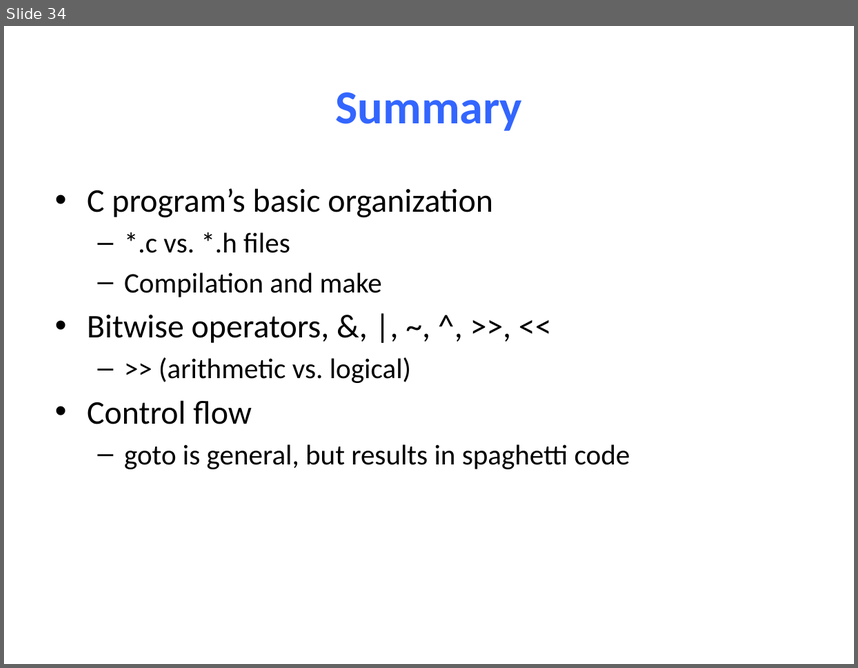
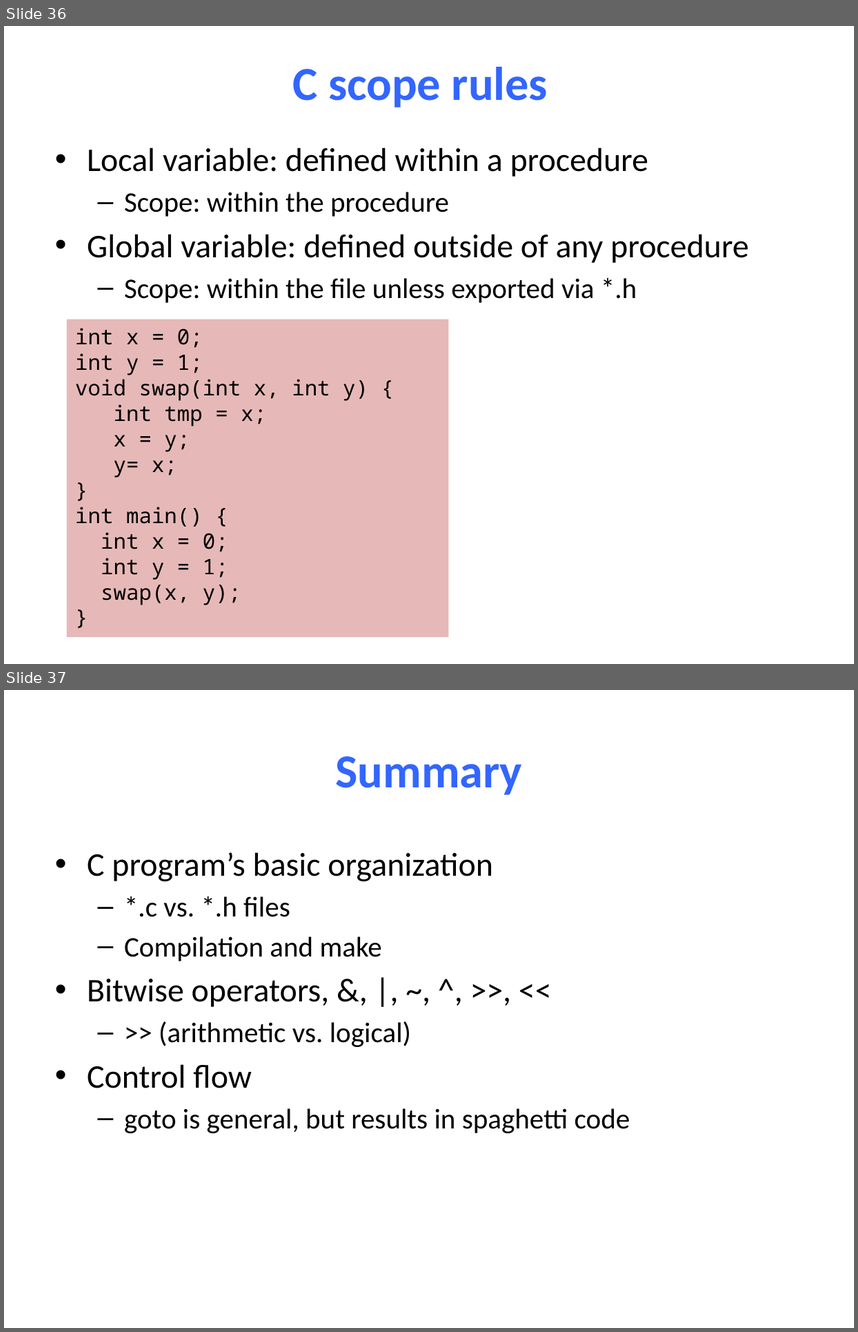
Before and after one commit to NYU-CSO/nyu-cso.github.io, a slide deck: notes/04-C_Basics.pptx. Shown one above the other, each under a label of ours: slide 34 before the commit, slides 36 and 37 after it. The pictures are 858x668 and 858x1332 pixels, drawn with LibreOffice and Linux fonts; fonts in the diff are those of the drawing. Boxes give left, top, right and bottom in pixels: in the first picture for what was removed or moved away, otherwise in the second. Text is boxed around its words. In the diff, an @@ line names an element or a change of style, - is before the commit and + after.

```diff
--- a/notes/04-C_Basics.pptx
+++ b/notes/04-C_Basics.pptx
@@ slide 36 added at (x1=4, y1=26, x2=854, y2=664), background #FFFFFF @@
@@ title added at (x1=292, y1=67, x2=548, y2=107), 40 pt, text #3366FF, bold @@
+C scope rules
@@ text added at (x1=87, y1=147, x2=749, y2=303), 28 pt, text #000000 @@
+• Local variable: defined within a procedure
+  – Scope: within the procedure
+• Global variable: defined outside of any procedure
+  – Scope: within the file unless exported via *.h
@@ rectangle added at (x1=67, y1=319, x2=448, y2=637), fill #E6B9B8, 18 pt, text #000000 @@
+int x = 0;
+int y = 1;
+void swap(int x, int y) {
+int tmp = x;
+x = y;
+y= x;
+}
+int main() {
+int x = 0;
+int y = 1;
+swap(x, y);
+}
@@ what was slide 34 is now slide 37 @@
```
Also in this commit, not shown: 5 slides changed, 2 other slides added, 1 other file.
